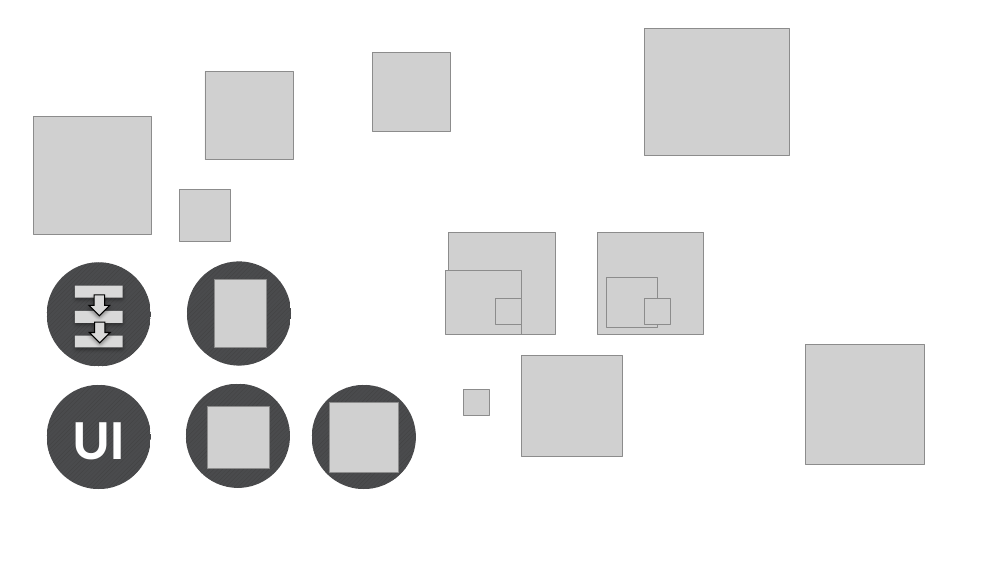
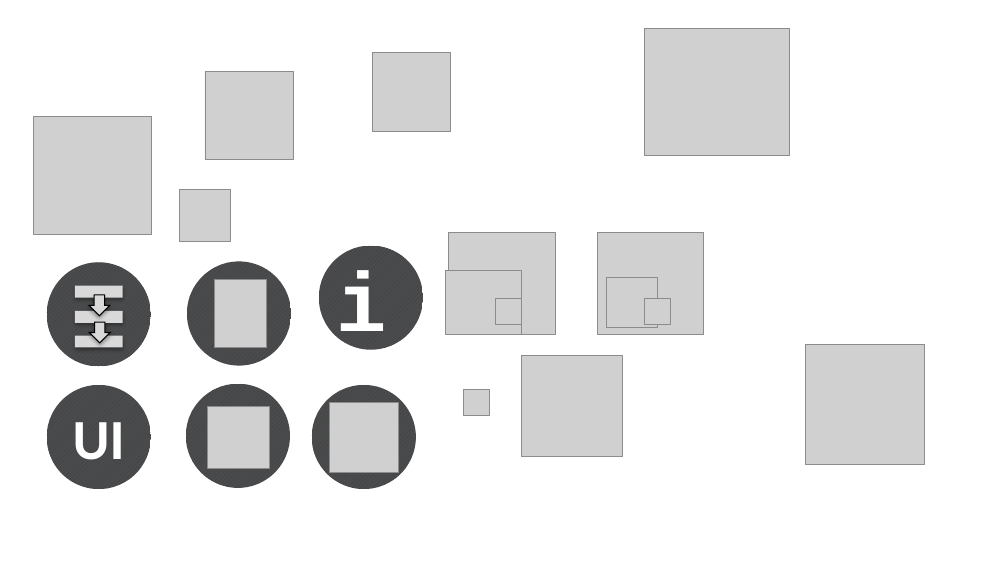
Before and after one commit to abria/TeraStitcher, a slide deck: slide 1 of images/icons.pptx. Drawn at 1008x567 pixels with LibreOffice and Linux fonts; fonts in the diff are those of the drawing; grey boxes stand for pictures. Boxes give left, top, right and bottom in pixels: in the first picture for what was removed or moved away, otherwise in the second. Text is boxed around its words. In the diff, an @@ line names an element or a change of style, - is before the commit and + after.

```diff
--- a/images/icons.pptx
+++ b/images/icons.pptx
@@ ellipse added at (319, 246, 423, 350), fill pattern #3E3E3E on #4A4B4D, 80 pt, text #FFFFFF, bold @@
+i
```
Also in this commit, not shown: 1 other file.
